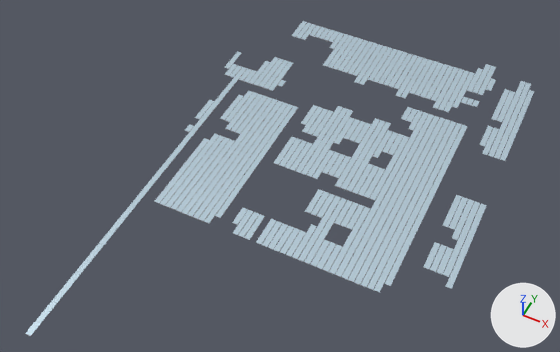
The FBX model SourceAssets/MPR/reference_v4/architecture/SM_MPR4_SolarBank_01_1_LOD1.fbx: old version first, new version second.
Camera for both pictures: a 50 mm lens placed at (85.9, -64.8, 118.6), pointed at (44.4, 18.3, 14.8). The axes (+X, +Y, +Z) are drawn at lower right. The lights are the same throughout. The picture after the commit comes second.

Objects in the first picture: 'SM_MPR4_SolarBank_01_1_LOD1'.
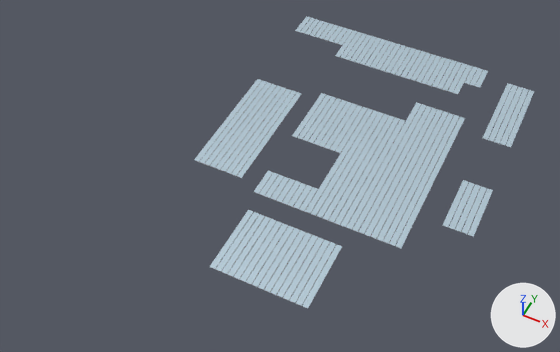
What changed in the scene script:
```text
Change me_sm_mpr4_solarbank_01_1_lod1:
    used by ob_sm_mpr4_solarbank_01_1_lod1; location = (0.0, 0.0, 0.0)
    remove me_sm_mpr4_solarbank_01_1_lod1.from_pydata(...)  # 1800 vertices, 900 faces; spans x 20.1..79.4, y -27.3..66.2, z 13.6
    add me_sm_mpr4_solarbank_01_1_lod1.from_pydata(...)  # 1272 vertices, 636 faces; spans x 28.0..79.4, y -3.9..64.3, z 13.6
    me_sm_mpr4_solarbank_01_1_lod1 part 1: the loose piece of 8 vertices spanning x 41.4..42.4, y 21.5..29.2, z 13.6 is scaled about its middle by (1, 3.27, 1), then moved by (-4.5, 2.9, 0.0)
    me_sm_mpr4_solarbank_01_1_lod1 part 2: the loose piece of 8 vertices spanning x 53.7..54.8, y 3.9..11.6, z 13.6 is scaled about its middle by (1, 1.76, 1), then moved by (-7.8, -4.9, 0.0)
    me_sm_mpr4_solarbank_01_1_lod1 part 3: the loose piece of 8 vertices spanning x 68.3..69.3, y 3.9..46.7, z 13.6 is rebuilt with 8 vertices and now spans x 68.3..69.3, y 13.7..48.7, z 13.6
    me_sm_mpr4_solarbank_01_1_lod1 part 4: 198 loose pieces with 1092 vertices, spanning x 20.1..79.4, y -27.3..66.2, z 13.6, are deleted
    me_sm_mpr4_solarbank_01_1_lod1 part 5: 210 vertices removed from x 29.1..79.4, y 3.9..62.3, z 13.6; 774 vertices added at x 28.0..79.4, y -3.9..64.3, z 13.6
    other edits to the shape of me_sm_mpr4_solarbank_01_1_lod1 do not show in these pictures
```

Where the change shows, as pixel boxes (x1, y1, x2, y2) in the pictures (560 x 352 px; the box of a moved part takes in the faces that stretch with it):
'SM_MPR4_SolarBank_01_1_LOD1', reshaped (33% narrower, 7% shorter): before (25, 21, 534, 336); after (194, 16, 534, 309)
part 1 of me_sm_mpr4_solarbank_01_1_lod1, moved or reshaped: before (274, 136, 297, 165); after (237, 92, 302, 178)
part 2 of me_sm_mpr4_solarbank_01_1_lod1, moved or reshaped: before (292, 225, 315, 259); after (227, 220, 270, 277)
part 3 of me_sm_mpr4_solarbank_01_1_lod1, rebuilt (21% narrower, 22% shorter): before (373, 123, 462, 293); after (395, 117, 465, 249)
part 4 of me_sm_mpr4_solarbank_01_1_lod1, deleted: before (25, 21, 531, 336)
part 5 of me_sm_mpr4_solarbank_01_1_lod1, built on: before (166, 25, 532, 286); after (194, 16, 532, 309)
